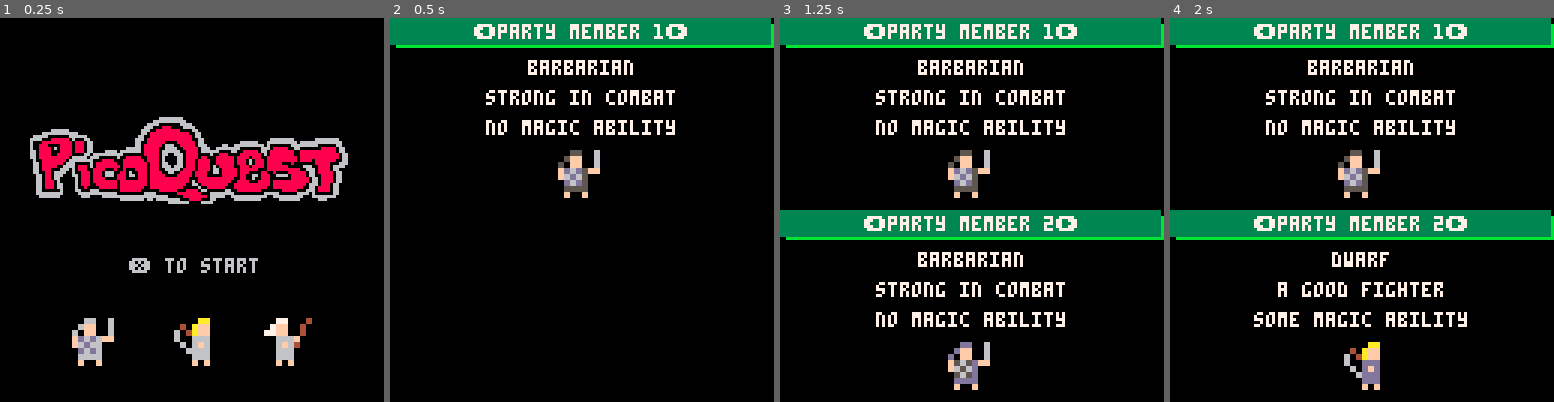
Above: before the commit, frames 1-4 (left to right).
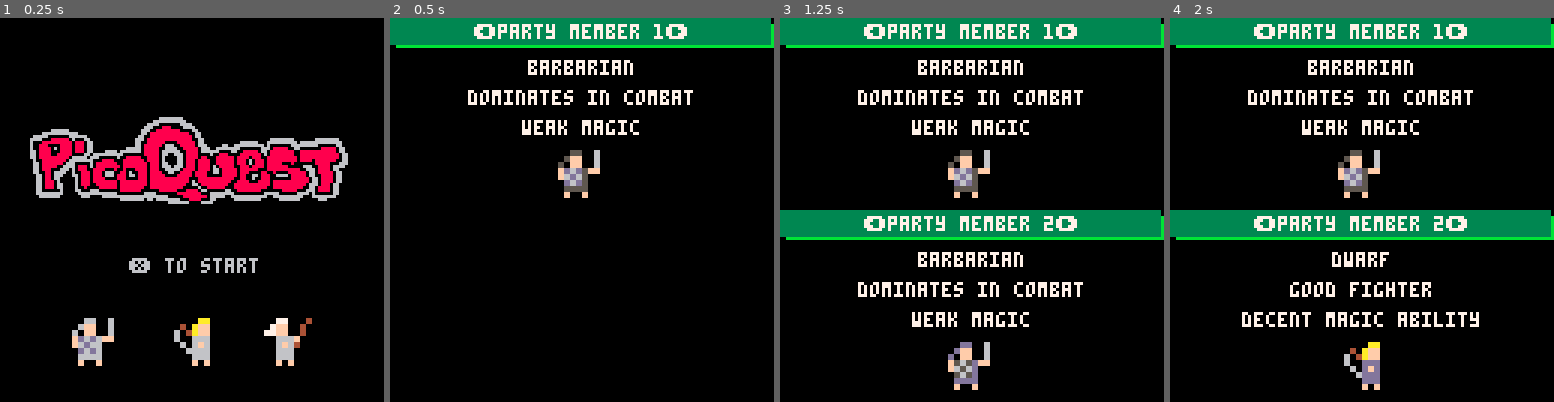
Above: after the commit, the same moments.

Repository: rad-corps/HQuest
Game: PICO-8 cartridge hq.p8
Two runs of this game, one before a commit and one after it. Both use one fixed random seed, a clock stepped at 60 frames per second and the inputs below.
Inputs:
- Up to frame 1 (0.25 s): no input
- Up to frame 2 (0.5 s): tap X (X key) at 0.33 s
- Up to frame 3 (1.25 s): tap O (Z key) at 0.7 s; tap X (X key) at 1.07 s
- Up to frame 4 (2 s): hold Right from 1.6 s (still down); tap O (Z key) at 1.7 s; tap X (X key) at 1.85 s

Frame 1 is identical in both runs. In frame 2, 1.7% of the frame differs, in the area x 20-79%, y 18-31%; in frame 3, 3.3%, in the area x 20-79%, y 18-81%; in frame 4, 3.1%.

Commit message:
stats increase at end of each level

Diff:
--- a/hq.p8
+++ b/hq.p8
@@ -393,8 +393,8 @@
 draw_all_player_stats = false
 actors={}
 player_types = {
-{"barbarian", "strong in combat", "no magic ability"},
-{"dwarf", "a good fighter", "some magic ability"},
+{"barbarian", "dominates in combat", "weak magic"},
+{"dwarf", "good fighter", "decent magic ability"},
 {"wizard", "weak defense and combat", "strong magic"}
 }
 
@@ -627,8 +627,8 @@
 				if at_end then
 
 					if num_missions == mission_num then
-						gui.msg("congraturation")
-						gui.msg("story is happy end")
+						gui.msg("conglaturation")
+						gui.msg("this story is happy end")
 						gui.msg("picoquest by")
 						gui.msg("adam hulbert")
 						gui.msg("adamhportfolio.com")
@@ -636,6 +636,18 @@
 							_init()
 							end)
 					else
+						for i=1,2 do
+							local p = actors[i]
+							if p.alive == true then
+								gui.msg(p.name .. "'s max bp increased")
+								gui.msg(p.name .. "'s max mp increased")
+								p.max_bp += 2
+								p.max_mp += 2
+							else
+								gui.msg(p.name .. " was resurrected")
+							end
+
+						end
 						gui.msg("advance to next level", function()
 							ss.init()
 							app_state = ss
